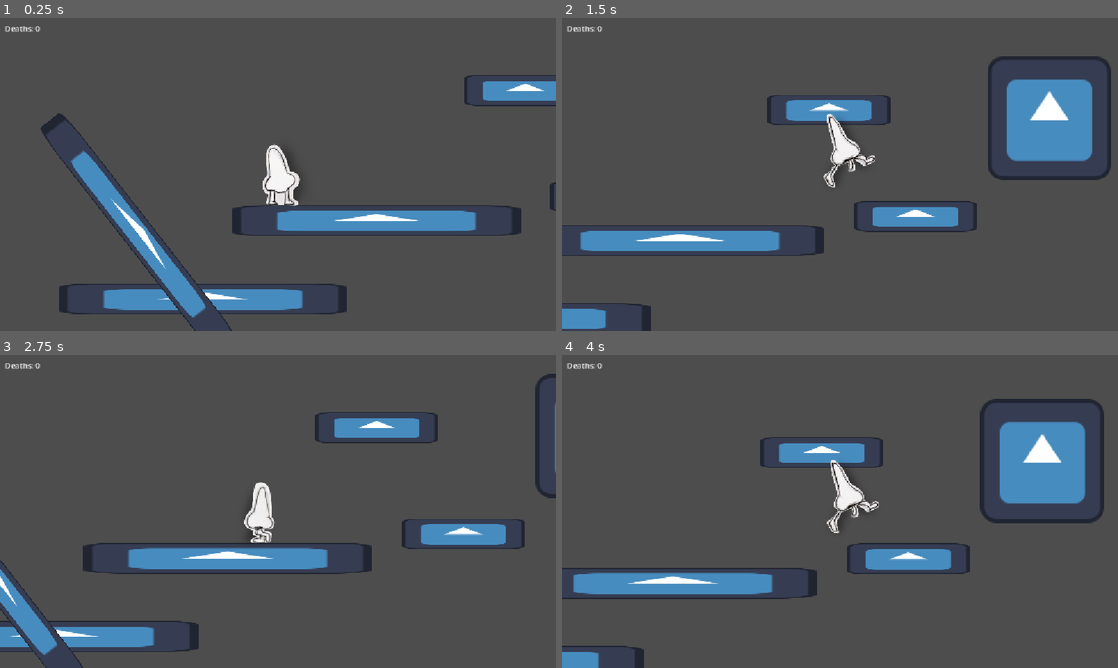
Above: before the commit, frames 1-4 (two rows, left to right).
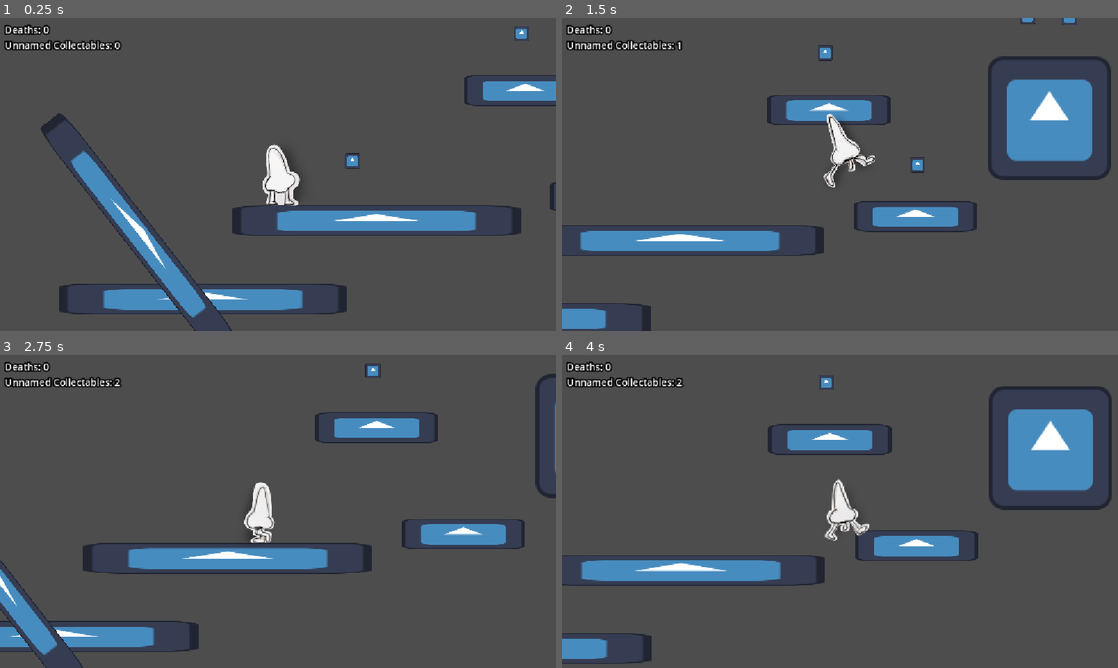
Above: after the commit, the same moments.

Repository: lmg-abe/runny-nose
Game: Godot game, scene res://main.tscn
Two runs of this game, one before a commit and one after it. Both use one fixed random seed, a clock stepped at 60 frames per second and the inputs below. The engine's default icon, where the game draws it, is replaced by a stand-in: a white triangle on a blue panel in a dark square.
Inputs:
- Up to frame 1 (0.25 s): no input
- Up to frame 2 (1.5 s): hold D (move_right) from 0.53 s (still down); tap 2 (dash) at 0.6 s; tap Space (jump) at 0.77 s; tap 1 (sneeze) at 1.35 s
- Up to frame 3 (2.75 s): tap Space (jump) at 1.52 s; release D (move_right) at 2.03 s; hold A (move_left) from 2.03 s (still down); tap 2 (dash) at 2.1 s
- Up to frame 4 (4 s): release A (move_left) at 2.78 s; hold D (move_right) from 2.78 s (still down); tap 1 (sneeze) at 2.85 s; tap Space (jump) at 3.02, 3.77 s; tap 2 (dash) at 3.6 s

The runs differ from the first frame. In frame 1, 0.9% of the frame differs, in the area x 0-96%, y 2-49%; in frame 2, 0.9%; in frame 3, 0.8%; in frame 4, 15%, in the area x 0-99%, y 2-100%.

Commit message:
collectables (they're unnamed) - xander

Diff:
--- /dev/null
+++ b/collectable.gd
@@ -0,0 +1,9 @@
+extends Area2D
+
+@export var amount : int = 1
+
+func _on_body_entered(body: Node2D) -> void:
+	if body.name == "Runny":
+		Global.collectables+=amount
+		Global.update_collectables.emit()
+		queue_free()
--- /dev/null
+++ b/collectable.tscn
@@ -0,0 +1,17 @@
+[gd_scene format=3 uid="uid://bxreok8v3rk8d"]
+
+[ext_resource type="Script" uid="uid://c2mdom7rxiswd" path="res://collectable.gd" id="1_un20x"]
+[ext_resource type="Texture2D" uid="uid://b32c5euv7m8ns" path="res://icon.svg" id="2_4v1pg"]
+
+[sub_resource type="CircleShape2D" id="CircleShape2D_frgu1"]
+radius = 32.0
+
+[node name="Collectable" type="Area2D" unique_id=268491179]
+script = ExtResource("1_un20x")
+
+[node name="Icon" type="Sprite2D" parent="." unique_id=925523759]
+scale = Vector2(0.5, 0.5)
+texture = ExtResource("2_4v1pg")
+
+[node name="CollisionShape2D" type="CollisionShape2D" parent="." unique_id=2039181076]
+shape = SubResource("CircleShape2D_frgu1")
--- /dev/null
+++ b/collectable_counter.gd
@@ -0,0 +1,9 @@
+extends Label
+
+
+# Called when the node enters the scene tree for the first time.
+func _ready() -> void:
+	text = "Unnamed Collectables: " + str(Global.collectables)
+	Global.update_collectables.connect(_on_update_collectables)
+func _on_update_collectables():
+	text = "Unnamed Collectables: " + str(Global.collectables)
--- a/global.gd
+++ b/global.gd
@@ -1,3 +1,6 @@
 extends Node
 
 var deaths : int = 0
+var collectables : int = 0
+
+signal update_collectables
--- a/main.tscn
+++ b/main.tscn
@@ -4,11 +4,12 @@
 [ext_resource type="PackedScene" uid="uid://cb0enpjyg35ns" path="res://runny.tscn" id="2_1bvp3"]
 [ext_resource type="Script" uid="uid://blpj6ovlekaq6" path="res://openAndClose.gd" id="2_kek77"]
 [ext_resource type="Script" uid="uid://pa6468o3rv5a" path="res://button.gd" id="3_5vw27"]
-[ext_resource type="Script" uid="uid://bwdlr4xoffopo" path="res://player_movement.gd" id="3_lquwl"]
 [ext_resource type="Script" uid="uid://5it2uxyvfgis" path="res://cameraFollow.gd" id="4_1bvp3"]
 [ext_resource type="Texture2D" uid="uid://b32c5euv7m8ns" path="res://icon.svg" id="5_lquwl"]
 [ext_resource type="Script" uid="uid://dl2ulel2qbav1" path="res://death_plane.gd" id="6_7mycd"]
 [ext_resource type="Script" uid="uid://cpqs4s4ixphnm" path="res://death_counter.gd" id="7_272bh"]
+[ext_resource type="PackedScene" uid="uid://bxreok8v3rk8d" path="res://collectable.tscn" id="9_kek77"]
+[ext_resource type="Script" uid="uid://bua7vcu78n8th" path="res://collectable_counter.gd" id="10_4c57u"]
 
 [sub_resource type="RectangleShape2D" id="RectangleShape2D_frgu1"]
 size = Vector2(128, 128)
@@ -83,11 +84,32 @@
 rotation = 0.90782464
 scale = Vector2(9.345, 1)
 
-[node name="Runny" parent="." unique_id=1298635211 instance=ExtResource("2_1bvp3")]
-position = Vector2(902, 7)
-floor_max_angle = 1.4067354
-script = ExtResource("3_lquwl")
-pushForce = 1000
+[node name="Collectable" parent="." unique_id=268491179 instance=ExtResource("9_kek77")]
+position = Vector2(1208, -19)
+
+[node name="Collectable2" parent="." unique_id=657979170 instance=ExtResource("9_kek77")]
+position = Vector2(2292, -85)
+
+[node name="Collectable3" parent="." unique_id=437257054 instance=ExtResource("9_kek77")]
+position = Vector2(1909, -548)
+
+[node name="Collectable4" parent="." unique_id=884907187 instance=ExtResource("9_kek77")]
+position = Vector2(2748, -700)
+
+[node name="Collectable5" parent="." unique_id=1204115396 instance=ExtResource("9_kek77")]
+position = Vector2(2921, -695)
+
+[node name="Collectable6" parent="." unique_id=1044671538 instance=ExtResource("9_kek77")]
+position = Vector2(3658, -942)
+
+[node name="Collectable7" parent="." unique_id=254206996 instance=ExtResource("9_kek77")]
+position = Vector2(4997, -967)
+
+[node name="Collectable8" parent="." unique_id=1923842681 instance=ExtResource("9_kek77")]
+position = Vector2(6321, -977)
+
+[node name="Collectable9" parent="." unique_id=1057300849 instance=ExtResource("9_kek77")]
+position = Vector2(6543, -386)
 
 [node name="Camera2D" type="Camera2D" parent="." unique_id=758760835]
 position = Vector2(684, 113)
@@ -112,6 +134,11 @@
 [node name="CollisionShape2D" type="CollisionShape2D" parent="DeathPlane" unique_id=798388404]
 shape = SubResource("RectangleShape2D_lquwl")
 
+[node name="Runny" parent="." unique_id=1298635211 instance=ExtResource("2_1bvp3")]
+position = Vector2(902, 7)
+floor_max_angle = 1.4067354
+pushForce = 1000
+
 [node name="CanvasLayer" type="CanvasLayer" parent="." unique_id=1844292688]
 
 [node name="Control" type="Control" parent="CanvasLayer" unique_id=1303964357]
@@ -134,12 +161,36 @@
 theme_override_constants/margin_right = 10
 theme_override_constants/margin_bottom = 10
 
-[node name="DeathCounter" type="Label" parent="CanvasLayer/Control/MarginContainer" unique_id=814732263]
+[node name="VBoxContainer" type="VBoxContainer" parent="CanvasLayer/Control/MarginContainer" unique_id=1242794918]
+layout_mode = 2
+
+[node name="DeathCounter" type="Label" parent="CanvasLayer/Control/MarginContainer/VBoxContainer" unique_id=814732263]
 layout_mode = 2
 size_flags_vertical = 0
+theme_override_colors/font_outline_color = Color(0, 0, 0, 1)
+theme_override_constants/outline_size = 14
+theme_override_font_sizes/font_size = 20
 text = "test"
 script = ExtResource("7_272bh")
 
+[node name="CollectableCounter" type="Label" parent="CanvasLayer/Control/MarginContainer/VBoxContainer" unique_id=2137950302]
+layout_mode = 2
+size_flags_vertical = 0
+theme_override_colors/font_outline_color = Color(0, 0, 0, 1)
+theme_override_constants/outline_size = 14
+theme_override_font_sizes/font_size = 20
+text = "test"
+script = ExtResource("10_4c57u")
+
 [connection signal="body_entered" from="Button" to="Button" method="_on_body_entered"]
 [connection signal="body_exited" from="Button" to="Button" method="_on_body_exited"]
+[connection signal="body_entered" from="Collectable" to="Collectable" method="_on_body_entered"]
+[connection signal="body_entered" from="Collectable2" to="Collectable2" method="_on_body_entered"]
+[connection signal="body_entered" from="Collectable3" to="Collectable3" method="_on_body_entered"]
+[connection signal="body_entered" from="Collectable4" to="Collectable4" method="_on_body_entered"]
+[connection signal="body_entered" from="Collectable5" to="Collectable5" method="_on_body_entered"]
+[connection signal="body_entered" from="Collectable6" to="Collectable6" method="_on_body_entered"]
+[connection signal="body_entered" from="Collectable7" to="Collectable7" method="_on_body_entered"]
+[connection signal="body_entered" from="Collectable8" to="Collectable8" method="_on_body_entered"]
+[connection signal="body_entered" from="Collectable9" to="Collectable9" method="_on_body_entered"]
 [connection signal="body_entered" from="DeathPlane" to="DeathPlane" method="_on_body_entered"]
Not shown, added: collectable.gd.uid
Not shown, added: collectable_counter.gd.uid
